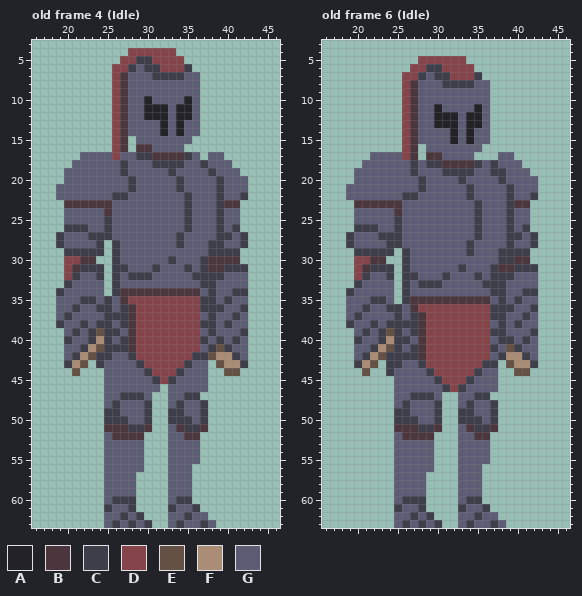
File history of a pixel-art file, Aseprite/MainCharacter.aseprite. The picture above is the old version.
64x64 pixels, 63 frames. Shown: old frame 4 (Idle): x 16..46, y 3..63; old frame 6 (Idle): x 16..46, y 3..63. The commit also changed other frames, which this record leaves out.
Visible layers, top first: "Brazo Der", "Layer 1", "Torso", "Brazo Izq", "Pierna D", "Pierna IZq", "Cabeza".
Palette (. is transparent): A #222228  B #4a363c  C #3f3f4b  D #85444a  E #655144  F #ab8d76  G #5c5c75
Pixels before, old frame 4 (Idle), first column x 19:
 4 .........DDDDDD.........
 5 ........DDCCDDDD........
 6 .......DDCGCCDDDC.......
 7 .......DBGGGCCCCGG......
 8 .......DBGGGGGGGGG......
 9 .......DBGGGGGGGGG......
10 .......DBGGAGGGGAG......
11 .......DBGGAAAGAAG......
12 .......DBGGAAAGAAG......
13 .......DBGGGGAGAGG......
14 .......DBGGGGAGAGG......
15 .......DB.GGGGGGG.......
16 .......DB.BBGGGG........
17 ...GGGGDGGCCBBBBCG.GG...
18 ..GGGGGGCGGGCCCCGGCGGG..
19 .GGGGGGGCGGGGGCGGGGCGGG.
20 .GGGGGGGGCGGGGGCGGGGCGGG
21 GGGGGGGGGCGGGGGCGGGGCGGG
22 GGGGGGGCCGGGGGGGCGGGCGGC
23 .BBBBBBGGGGGGGGGCGGGCBB.
24 .GGGGGBGGGGGGGGGCGGGCGG.
25 .GGGGGCGGGGGGGGGCGGGCGG.
26 .CCCGGCGGGGGGGGGCGGGCGC.
27 CGGGCCCGGGGGGGGCGGGGCCGC
28 CGGGGC.CGGGGGGGCGGGCCGGC
29 .CCCCC.CGGGGGGGGGGGCCCC.
30 .DDBB..CGGGGGGCGGGCBBBB.
31 .DBCCC.CCGGGCGGGCGCBBCCC
32 .DCGGC.CGCCCGGGGGCCCCGGG
33 .CGGGG.CGGGGGGGGGGCCGGGG
34 CGGGGG.CBBBBBBBBBBGCGGCC
35 GGGCCGCGBDDDDDDDDDCCGCGG
36 GGCGGCCGCBDDDDDDDDCCCGGC
37 GCGGGGCCCBDDDDDDDDGCGGCG
38 CGGCGCCGCBDDDDDDDDCCGCGG
39 .GCGCECCGBDDDDDDDDGCGGGC
40 .CGGCFCGCBDDDDDDDDCGCGCG
41 .GGCFECCCBDDDDDDDDGCECGG
42 .GCFECCGGCDDDDDDDCCEFFCG
43 .CFE.CGGGGCDDDDDCGG.EFFC
44 ..E...GGGGGCDDDCGGG..EE.
45 ......GGGGGGCDCGGGG.....
46 ......GGGGGGG.GGGGG.....
47 ......GGCCCG..GGCC......
48 ......GCGGGC..GCGGC.....
49 ......CCGGGC..CCGGC.....
50 ......CCCGGC..CCCGC.....
51 ......BBBCCB..GBCCB.....
52 ......GBBBB...GGBB......
53 ......GGGGG...GGGG......
54 ......GGGGG...GGGG......
55 ......GGGGG...GGGG......
56 ......GGGGG...GGG.......
57 ......GGGG....GGG.......
58 ......GGGG....GGG.......
59 ......GGGG....GGG.......
60 ......GCCC....GCC.......
61 ......CGGC....CGGC......
62 ......GGCGC...GGCGG.....
63 ......GCGCGC..GCGGCG....
Pixels before, old frame 6 (Idle), first column x 19:
 5 .........DDDDDD.........
 6 ........DDCCDDDD........
 7 .......DDCGCCDDDC.......
 8 .......DBGGGCCCCGG......
 9 .......DBGGGGGGGGG......
10 .......DBGGGGGGGGG......
11 .......DBGGAGGGGAG......
12 .......DBGGAAAGAAG......
13 .......DBGGAAAGAAG......
14 .......DBGGGGAGAGG......
15 .......DBGGGGAGAGG......
16 .......DB.GGGGGGG.......
17 ...GGGGDB.BBGGGG...GG...
18 ..GGGGGGCGCCBBBBCGCGGG..
19 .GGGGGGGCGGGCCCCGGCCGGG.
20 .GGGGGGGGCGGGGCGGGGCGGGG
21 GGGGGGGGGCGGGGGCGGGGCGGG
22 GGGGGGGCCGGGGGGCGGGGCGGC
23 .BBBBBBGGGGGGGGGCGGGCBB.
24 .GGGGGBGGGGGGGGGCGGGCGG.
25 .GGGGGCGGGGGGGGGCGGGCGG.
26 .CCCGGCGGGGGGGGGCGGGCGC.
27 CGGGCCCGGGGGGGGGCGGGCCGC
28 CGGGGCCGGGGGGGGCGGGGCGGC
29 .CCCCC.CGGGGGGGCGGGCCCC.
30 .DDBB..CGGGGGGGGGGGCCBB.
31 .DBCCC.CGGGGGGCGGGCBBCCC
32 .DCGGC.CCGGGCGGGCGCCCGGG
33 .CGGGG.CGCCCGGGGGCCCGGGG
34 CGGGGG.CGGGGGGGGGGCCGGCC
35 GGGCCG.CBBBBBBBBBBGCGCGG
36 GGCGGCCGBDDDDDDDDDCCCGGC
37 GCGGGGCGCBDDDDDDDDCCGGCG
38 CGGCGCCCCBDDDDDDDDGCGCGG
39 .GCGCECGCBDDDDDDDDCCGGGC
40 .CGGCFCCGBDDDDDDDDGCCGCG
41 .GGCFECGCBDDDDDDDDCGECGG
42 .GCFECCCCBDDDDDDDDGCFFCG
43 .CFE.CCGGCDDDDDDDCC.EFFC
44 ..E..CGGGGCDDDDDCGG..EE.
45 ......GGGGGCDDDCGGG.....
46 ......GGGGGGCDCGGGG.....
47 ......GGCCCG..GGCC......
48 ......GCGGGC..GCGGC.....
49 ......CCGGGC..CCGGC.....
50 ......CCCGGC..CCCGC.....
51 ......BBBCCB..GBCCB.....
52 ......GBBBB...GGBB......
53 ......GGGGG...GGGG......
54 ......GGGGG...GGGG......
55 ......GGGGG...GGGG......
56 ......GGGGG...GGG.......
57 ......GGGG....GGG.......
58 ......GGGG....GGG.......
59 ......GGGG....GGG.......
60 ......GCCC....GCC.......
61 ......CGGC....CGGC......
62 ......GGCGC...GGCGG.....
63 ......GCGCGC..GCGGCG....
New version:
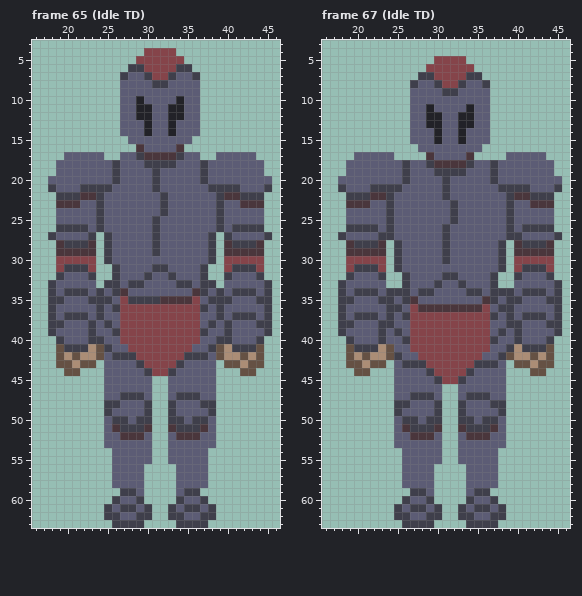
A new or re-ordered frame is compared with the old frame closest to it.
Diff:
frames 63 -> 82
Changed rows in their new state; - is an unchanged pixel.
Frame 65 (Idle TD) is new; against old frame 4 (Idle):
first column x 18:
 4 ----------..----------------
 5 ---------..DD---------------
 6 --------..-CDD--C-----------
 7 --------.C--CDD-G-C---------
 8 --------.G---CC-------------
 9 --------.G------------------
10 --------.G-AG---AG----------
11 --------.G-A-GGA-G----------
12 --------.G-A-GGA-G----------
13 --------.G--A-GAG-----------
14 --------.G--A-GAG-----------
15 --------..G-----------------
16 --------..--G---B-----------
17 --GG---..---B---CG--.-GGGG--
18 -GG-----CG--C---G------GGGG-
19 -G------CG---C-G---CG---GGG-
20 GG------C-G--C--G--C-G---GGG
21 C---CCCC--G--C--G---C-CC-GGC
22 -CCCBBC-GG----C--G----BB-CC-
23 -B--GGCG------C--G----GGBBB-
24 -G----CG------C--G------GGG-
25 -G----CG-----C---G------GGG-
26 -C----CG-----C---G------CCC-
27 CG----.------C--G---C.--GGGC
28 -BCCCB.CG----C--G----.BC-CB-
29 -BBBBB.CG----C-------.BBBBB-
30 -D--DD-CG------G---GC.DDDDD-
31 -DCC-D.--G----C--G--..D--CD-
32 -CGG-C.---GG---C--G-..C--GC-
33 CGG---.C--CC----CC---.---GGC
34 CGCCC-CG--GGGGGGGG-CGC---CGC
35 CC--G-C--DCCCCBBBB-G-C---GCC
36 C--G---GCDD---------G---GGGC
37 C--CC-CGGDD---------GC--CCGC
38 C---GCG--DD--------G-----GCC
39 CG-G--GG-DD--------CG-C-GGGC
40 -CG---CG-DD--------G--CG-GC-
41 -ECC----GGD-------G---FCCCE-
42 -EFE-FEGCC-------C--GE-FEFE-
43 -EE--E.---------CG--G.EEFEE-
44 --E------------CG---G-..EE--
45 -------------..G----G-------
46 -------------.------G-------
47 ----------------C--GG-------
48 -------C-------CG---C-------
49 --------G-------G--GC-------
50 -------G---C-----GC-G-------
51 -------G-C-----BC---G-------
52 --------G---G---B--GG-------
53 ------------G------GG-------
54 -------.----G------G--------
55 -------.----G------G--------
56 -------.-------.--GG--------
57 -------.---G---.--GG--------
58 -------.---G---.--GG--------
59 -------..CCG---.-CC---------
60 -------.-GGC---.-GGC--------
61 ---------C-GC----C-GC-------
62 -------CCG--C--CCG-CC-------
63 -------.-C-C.--.-CC-.-------
Frame 67 (Idle TD) is new; against old frame 6 (Idle):
first column x 18:
 5 ----------..----------------
 6 ---------..DD---------------
 7 --------..-CDD--C-----------
 8 --------.C--CDD-G-C---------
 9 --------.G---CC-------------
10 --------.G------------------
11 --------.G-AG---AG----------
12 --------.G-A-GGA-G----------
13 --------.G-A-GGA-G----------
14 --------.G--A-GAG-----------
15 --------.G--A-GAG-----------
16 --------..G-----------------
17 --GG---...--G---B---.-GGGG--
18 -GG-----CG--B---CG-----GGGG-
19 -G------CG--C---G---G---GGG-
20 GG------C-G--C-G---CG----GGG
21 C---CCCC--G--C--G---C-CC-GGC
22 -CCCBBC-GG---C--G-----BB-CC-
23 -B--GGCG------C--G----GGBBB-
24 -G----CG------C--G------GGG-
25 -G----CG------C--G------GGG-
26 -C----CG-----C---G------CCC-
27 CG-----G-----C---G------GGGC
28 -BCCCB.------C--G---C.BC-CB-
29 -BBBBB.CG----C--G----.BBBBB-
30 -D--DD-CG----C-------.DDDDD-
31 -DCC-D.CG------G---GC.D--CD-
32 -CGG-C.--G----C--G--..C--GC-
33 CGG---.---GG---C--G-..---GGC
34 CGCCC-CC--CC----CC---C---CGC
35 CC--G-CG--GGGGGGGG-CGC---GCC
36 C--G-----DBBBBBBBB-G----GGGC
37 C--CC-CGCDD---------GC--CCGC
38 C---GC-GGDD---------GC---GCC
39 CG-G--G--DD--------G--C-GGGC
40 -CG---GG-DD--------CGGCG-GC-
41 -ECC---G-DD--------G-CFCCCE-
42 -EFE-FE-GGD-------G--E-FEFE-
43 -EE--E.GCC-------C--G.EEFEE-
44 --E---.---------CG--G-..EE--
45 ---------------CG---G-------
46 -------------..G----G-------
47 ----------------C--GG-------
48 -------C-------CG---C-------
49 --------G-------G--GC-------
50 -------G---C-----GC-G-------
51 -------G-C-----BC---G-------
52 --------G---G---B--GG-------
53 ------------G------GG-------
54 -------.----G------G--------
55 -------.----G------G--------
56 -------.-------.--GG--------
57 -------.---G---.--GG--------
58 -------.---G---.--GG--------
59 -------..CCG---.-CC---------
60 -------.-GGC---.-GGC--------
61 ---------C-GC----C-GC-------
62 -------CCG--C--CCG-CC-------
63 -------.-C-C.--.-CC-.-------
Where, in picture pixels (left, top, right, bottom), the same in both pictures:
changed: (48, 48, 272, 528)
changed: (338, 56, 562, 528)
